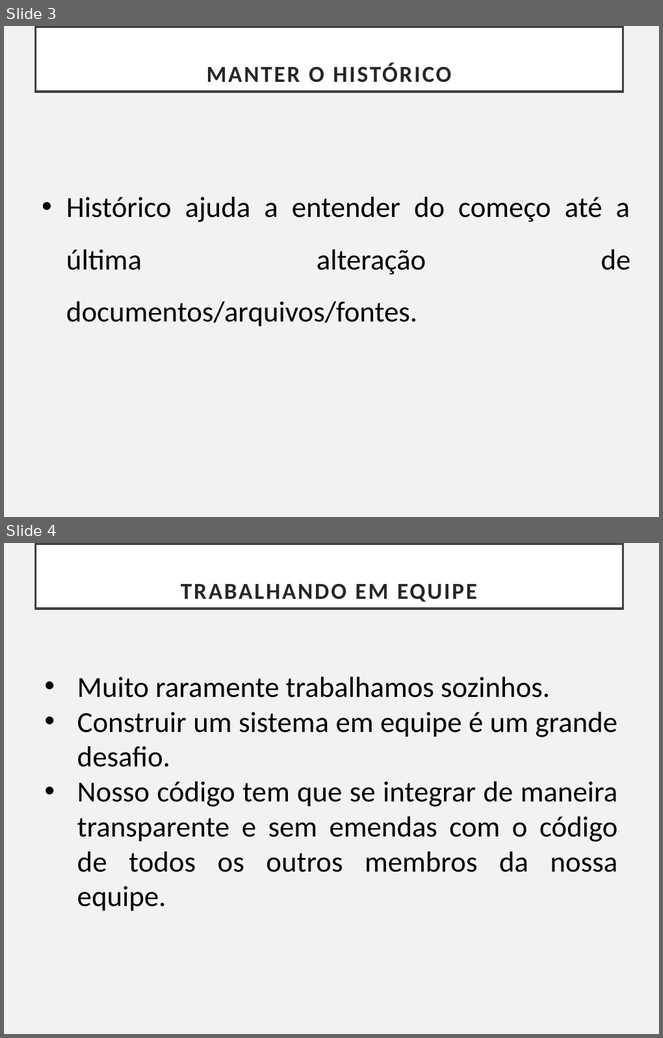
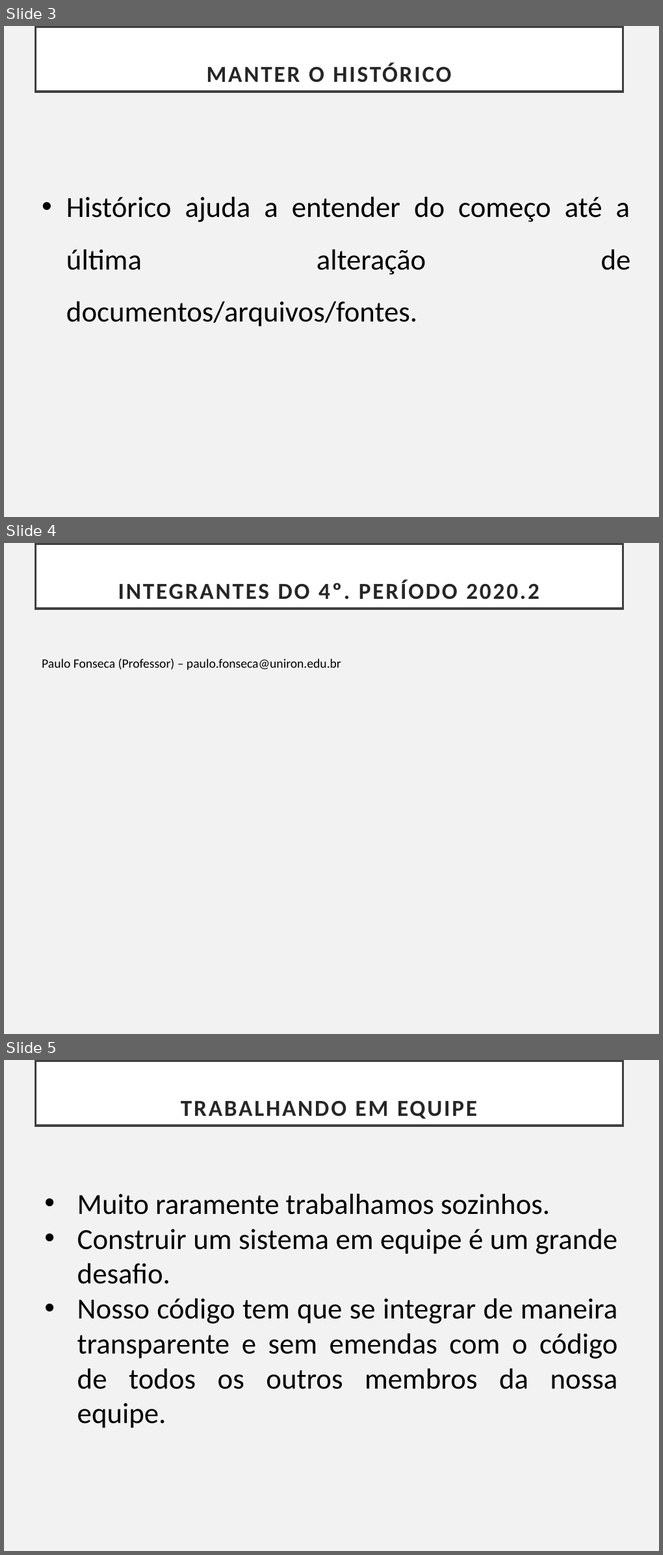
Before and after one commit to Paulo-UNIRON/aula_git_2020.2, a slide deck: Controlando versões com Git e Github - Capítulo I.pptx. Shown one above the other, each under a label of ours: slides 3 and 4 before the commit, slides 3, 4 and 5 after it. The pictures are 663x1038 and 663x1555 pixels, drawn with LibreOffice and Linux fonts; fonts in the diff are those of the drawing. Boxes give left, top, right and bottom in pixels: in the first picture for what was removed or moved away, otherwise in the second. Text is boxed around its words. In the diff, an @@ line names an element or a change of style, - is before the commit and + after.

```diff
--- a/Controlando versões com Git e Github - Capítulo I.pptx
+++ b/Controlando versões com Git e Github - Capítulo I.pptx
@@ slide 4 added at bbox=[4, 543, 659, 1034], background #F2F2F2 @@
@@ title added at bbox=[35, 544, 623, 609], fill #FFFFFF, outline #404040 2.5 pt, 25.2 pt, text #262626, bold @@
+INTEGRANTES DO 4º. PERÍODO 2020.2
@@ text added at bbox=[42, 659, 341, 670], 14 pt, text #000000 @@
+Paulo Fonseca (Professor) – paulo.fonseca@uniron.edu.br
@@ what was slide 4 is now slide 5 @@
```
Also in this commit, not shown: 1 other file.
